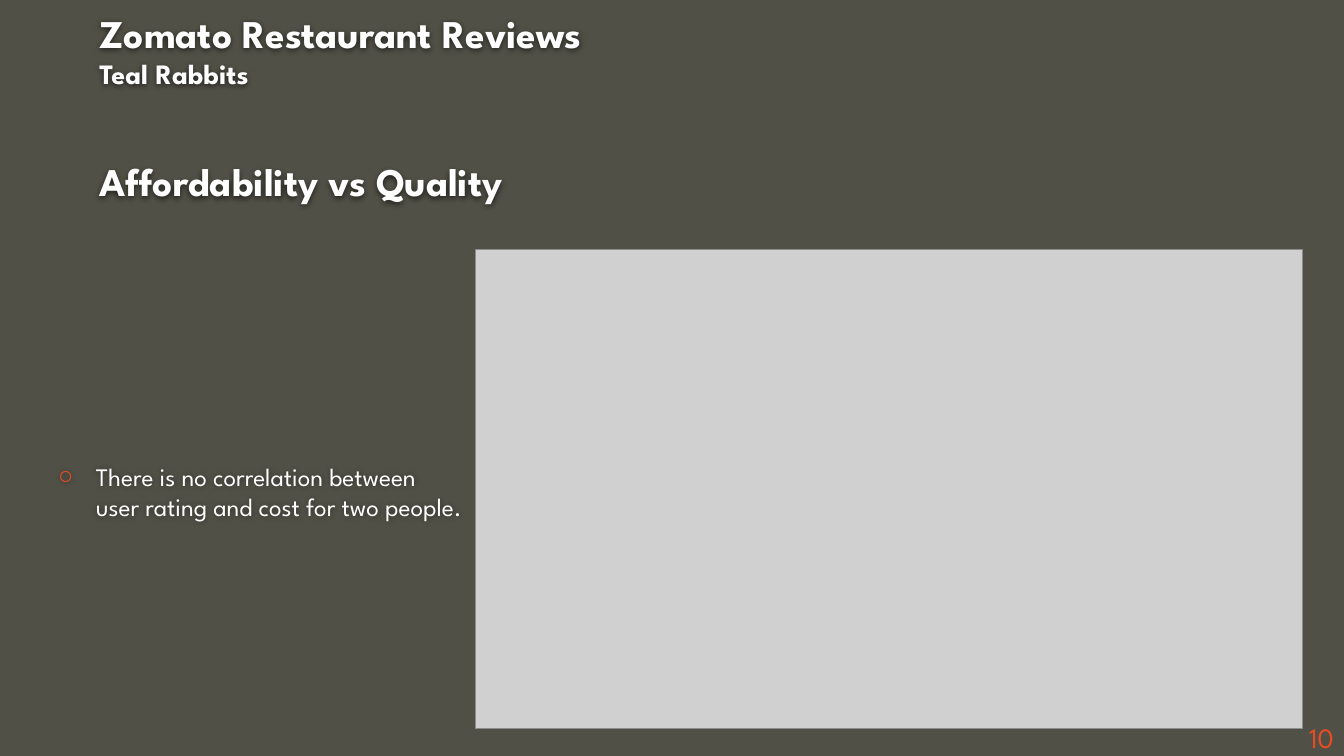
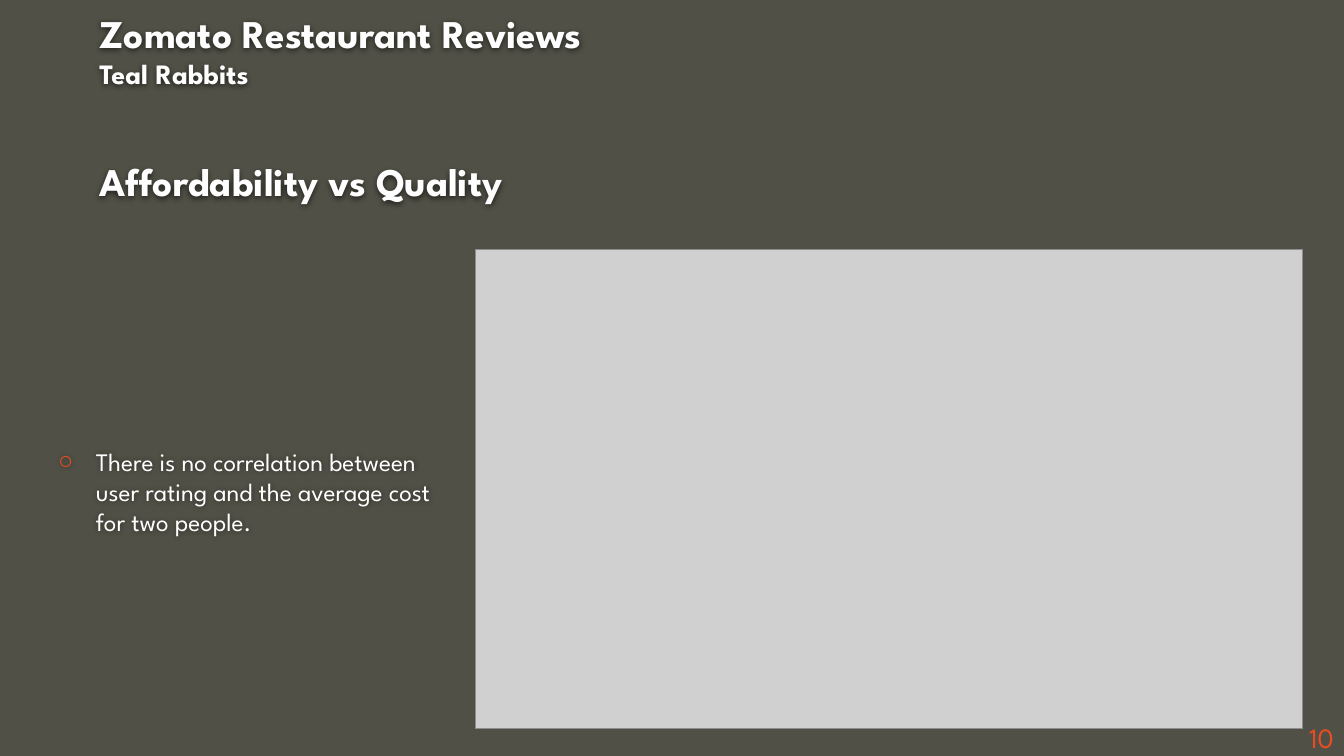
Before and after one commit to ashdrayton/Zomato-Restaurants-Reviews, a slide deck: slide 10 of Final notebooks/Zomato_Presentation_EW_20200712.pptx. Drawn at 1344x756 pixels with LibreOffice and Linux fonts; fonts in the diff are those of the drawing; grey boxes stand for pictures; background and template pictures are left out. Boxes give left, top, right and bottom in pixels: in the first picture for what was removed or moved away, otherwise in the second. Text is boxed around its words. In the diff, an @@ line names an element or a change of style, - is before the commit and + after.

```diff
--- a/Final notebooks/Zomato_Presentation_EW_20200712.pptx
+++ b/Final notebooks/Zomato_Presentation_EW_20200712.pptx
@@ text at (96, 453, 430, 537): text changed @@
-○ There is no correlation between user rating and cost for two people.
+○ There is no correlation between user rating and the average cost for two people.
```
Also in this commit, not shown: 6 other slides changed.
